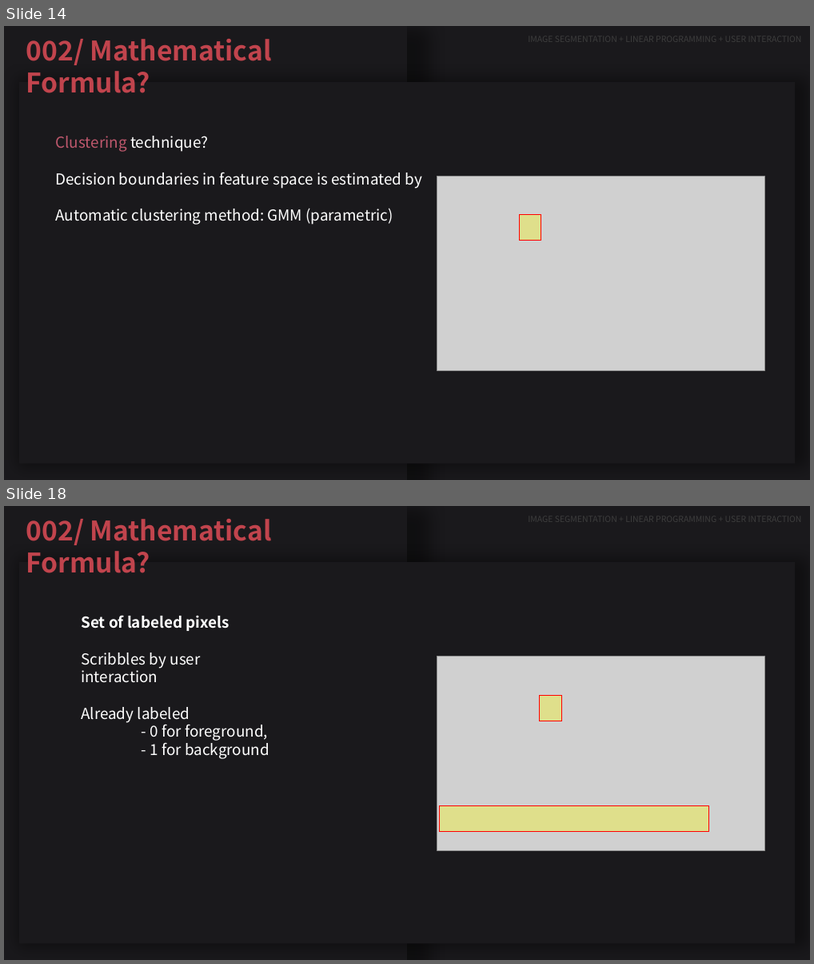
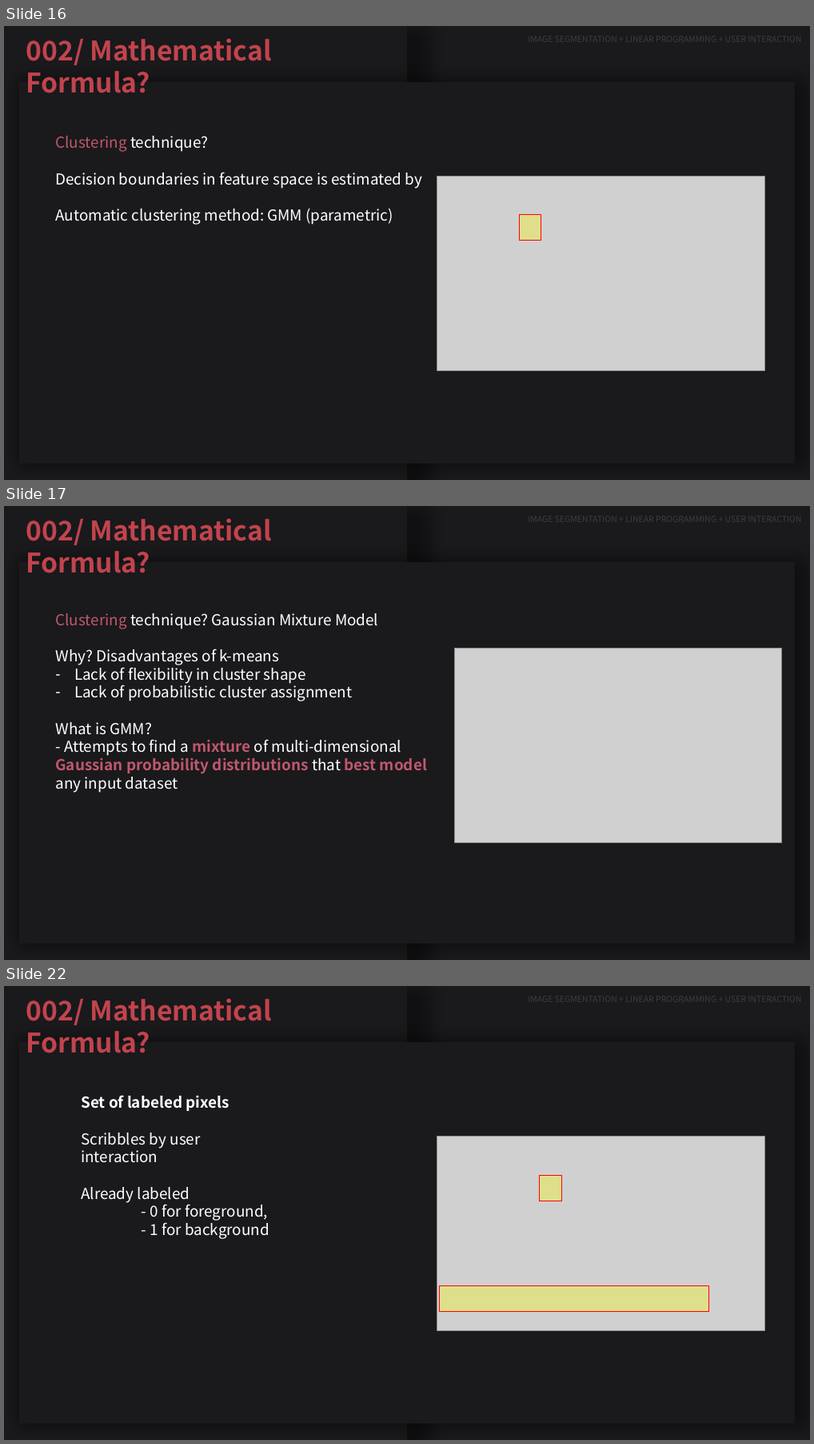
Before and after one commit to JeeheonKim/interactive-color-segmentation-with-linear-programming, a slide deck: comp3807.pptx. Shown one above the other, each under a label of ours: slides 14 and 18 before the commit, slides 16, 17 and 22 after it; the slides between them are not shown. The pictures are 814x964 and 814x1444 pixels, drawn with LibreOffice and Linux fonts; fonts in the diff are those of the drawing; grey boxes stand for pictures. Boxes give left, top, right and bottom in pixels: in the first picture for what was removed or moved away, otherwise in the second. Text is boxed around its words. In the diff, an @@ line names an element or a change of style, - is before the commit and + after.

```diff
--- a/comp3807.pptx
+++ b/comp3807.pptx
@@ slide 17 added at [4, 506, 810, 960], background #1A191C; not listed: 2 template elements that a slide beside it also shows @@
@@ text added at [26, 519, 272, 573], 32 pt, text #C1444D, bold @@
+002/ Mathematical Formula?
@@ text added at [55, 613, 427, 792], 18 pt, text #FFFFFF @@
+Clustering technique? Gaussian Mixture Model
+Why? Disadvantages of k-means
+– Lack of flexibility in cluster shape
+– Lack of probabilistic cluster assignment
+What is GMM?
+- Attempts to find a mixture of multi-dimensional Gaussian probability distributions that best model any input dataset
@@ picture added at [454, 648, 782, 842] @@
@@ what was slide 14 is now slide 16 @@
@@ what was slide 18 is now slide 22 @@
```
Also in this commit, not shown: 8 slides changed, 3 other slides added, 3 other files.
